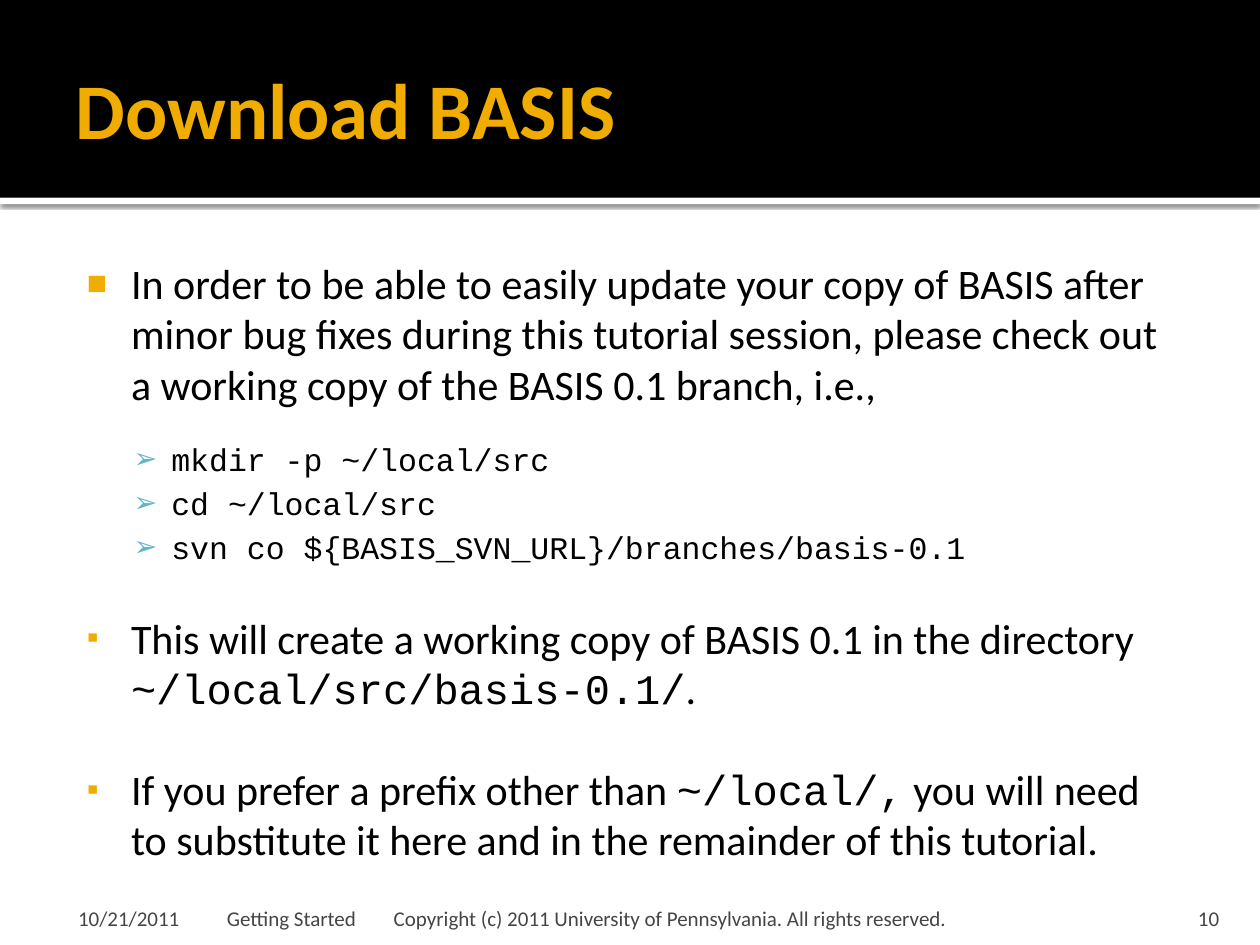
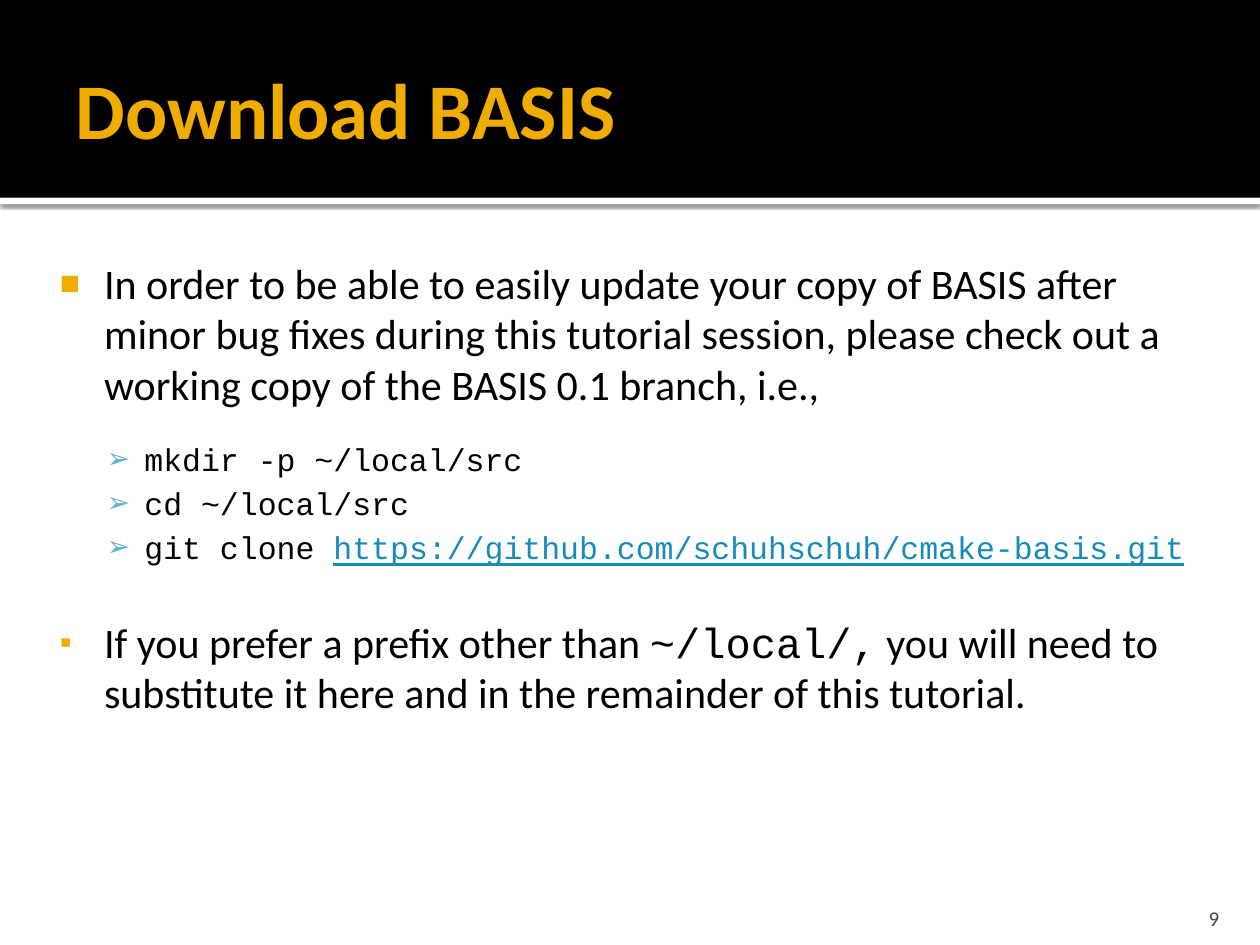
Before and after one commit to cmake-basis/legacy, a slide deck: slide 9 of doc/tutorials/BASIS Tutorial - 01 Getting Started.pptx (slide 10 before the commit). Drawn at 1260x945 pixels with LibreOffice and Linux fonts; fonts in the diff are those of the drawing; background and template pictures are left out. Boxes give left, top, right and bottom in pixels: in the first picture for what was removed or moved away, otherwise in the second. Text is boxed around its words. In the diff, an @@ line names an element or a change of style, - is before the commit and + after.

Commit message:
Issue #237 Updated Getting Started Tutorial and Quick Start Guide to be more current and reference the git repository rather than the older SVN repository.

```diff
--- a/doc/tutorials/BASIS Tutorial - 01 Getting Started.pptx
+++ b/doc/tutorials/BASIS Tutorial - 01 Getting Started.pptx
@@ text "In order to be able ...": place and size @@
-text "In order to be able ..." at bbox=[131, 269, 1157, 856]
+text "In order to be able ..." at bbox=[104, 269, 1184, 709]
@@ text at bbox=[144, 536, 1184, 566]: text changed; size 24 to 18 pt; text colour #000000 to #168BBA @@
-  ➢ svn co ${BASIS_SVN_URL}/branches/basis-0.1
-▪ This will create a working copy of BASIS 0.1 in the directory ~/local/src/basis-0.1/.
+  ➢ git clone https://github.com/schuhschuh/cmake-basis.git
@@ text removed at bbox=[78, 911, 179, 927] @@
-10/21/2011
@@ text removed at bbox=[227, 911, 946, 930] @@
-Getting Started Copyright (c) 2011 University of Pennsylvania. All rights reserved.
@@ page number at bbox=[1209, 912, 1220, 926]: text changed @@
-10
+9
```
Also in this commit, not shown: 8 other slides changed, 1 slide removed, 1 other file.
